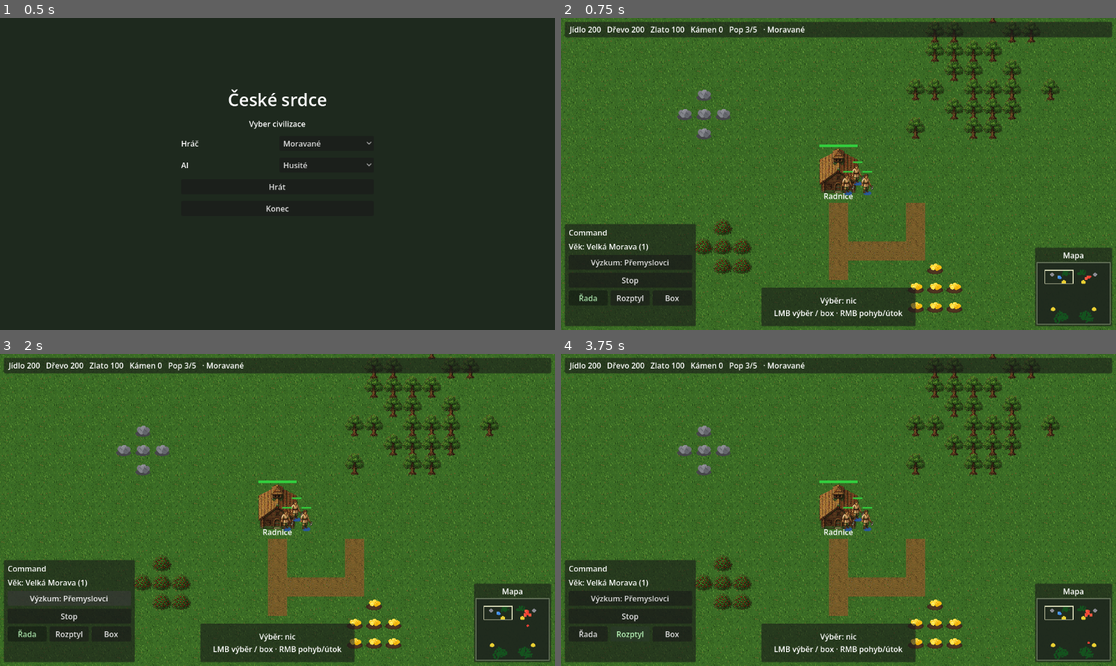
Above: before the commit, frames 1-4 (two rows, left to right).
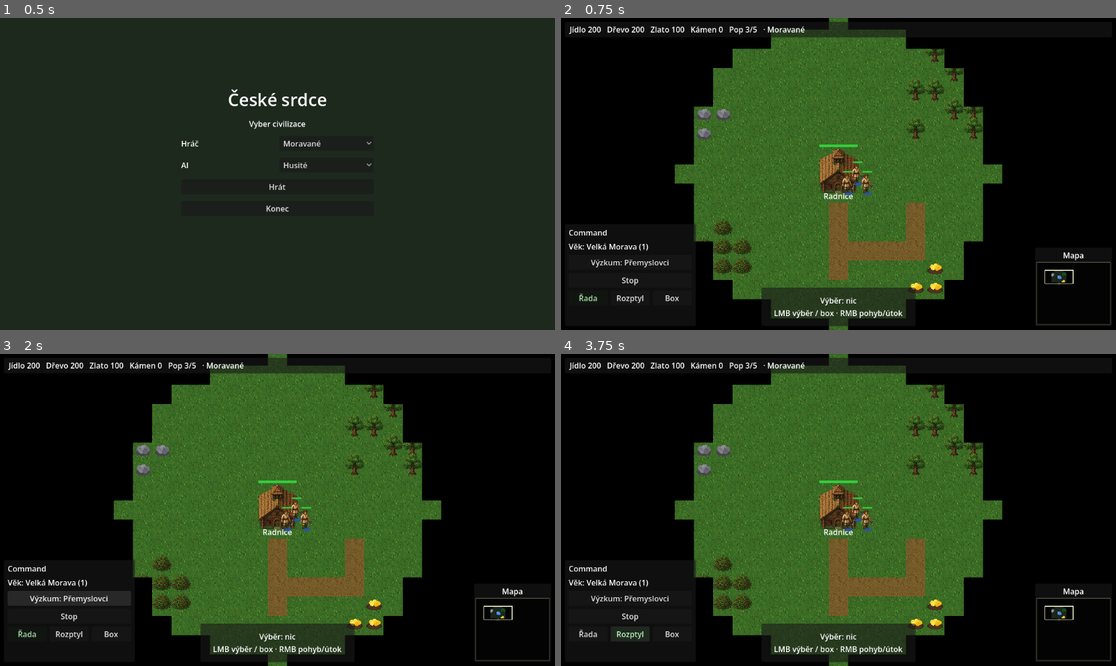
Above: after the commit, the same moments.

Repository: Kosino/ceske-srdce
Game: Godot game, scene res://scenes/ui/MainMenu.tscn
The game is run twice, just before and just after one commit, with the same random seed, the same clock (stepped at 60 frames per second) and the same inputs.
Inputs:
- Up to frame 1 (0.5 s): no input
- Up to frame 2 (0.75 s): click "Hrát" at 0.5 s
- Up to frame 3 (2 s): click "Výzkum: Přemyslovci" at 1.25 s
- Up to frame 4 (3.75 s): click "Stop" at 2 s; click "Řada" at 2.75 s; click "Rozptyl" at 3.5 s

Frame 1 is identical in both runs. In frame 2, 54% of the frame differs, in the area x 0-100%, y 0-100%; in frame 3, 54%; in frame 4, 54%.

Commit message:
T-29: AoE II fog of war (tile overlay, LOS, minimap, F9)
Cheap fog via one ImageTexture grid: unexplored black, explored dark grey,
in-sight clear. LOS by role (villager/soldier 4, archer/cav 6, buildings 6,
TC/castle 8, tower 9). Enemy units hidden out of sight; AI ignores fog.
Minimap respects fog; F9 disables. Headless smoke + docs/screenshots/t29_fog.png.

Co-authored-by: Kosino <Kosino@users.noreply.github.com>

Diff:
--- /dev/null
+++ b/scripts/map/FogOfWar.gd
@@ -0,0 +1,214 @@
+extends Node2D
+class_name FogOfWar
+## AoE II-style fog: unexplored black, explored dark grey, in-sight clear.
+## One ImageTexture overlay (not a node per tile). AI ignores fog. F9 disables.
+
+
+const TILE := 40
+const MAP_TILES := 75
+const UPDATE_INTERVAL := 0.2 ## ~5×/s
+const STATE_UNEXPLORED := 0
+const STATE_EXPLORED := 1
+const STATE_VISIBLE := 2
+
+## Dark grey overlay over explored-out-of-sight (buildings/resources stay readable).
+const COLOR_UNEXPLORED := Color(0.0, 0.0, 0.0, 1.0)
+const COLOR_EXPLORED := Color(0.08, 0.08, 0.1, 0.72)
+const COLOR_VISIBLE := Color(0.0, 0.0, 0.0, 0.0)
+
+var fog_enabled: bool = true
+## Per-tile fog memory (0 unexplored / 1 explored / 2 visible).
+var _states: Array[int] = []
+var _image: Image
+var _texture: ImageTexture
+var _sprite: Sprite2D
+var _accum: float = 0.0
+## Enemy unit instance_id → last forced visibility (so we restore when fog off).
+var _enemy_vis: Dictionary = {}
+
+
+func _ready() -> void:
+	add_to_group("fog_of_war")
+	z_index = 80
+	name = "FogOfWar"
+	_states.clear()
+	_states.resize(MAP_TILES * MAP_TILES)
+	for i in _states.size():
+		_states[i] = STATE_UNEXPLORED
+	_image = Image.create(MAP_TILES, MAP_TILES, false, Image.FORMAT_RGBA8)
+	_image.fill(COLOR_UNEXPLORED)
+	_texture = ImageTexture.create_from_image(_image)
+	_sprite = Sprite2D.new()
+	_sprite.centered = false
+	_sprite.texture = _texture
+	_sprite.texture_filter = CanvasItem.TEXTURE_FILTER_NEAREST
+	_sprite.scale = Vector2(TILE, TILE)
+	_sprite.position = Vector2.ZERO
+	add_child(_sprite)
+	# First paint after entities spawn (Map awaits physics then spawns).
+	call_deferred("force_update")
+
+
+func _process(delta: float) -> void:
+	if not fog_enabled:
+		if _sprite.visible:
+			_sprite.visible = false
+			_reveal_all_enemy_units()
+		return
+	_sprite.visible = true
+	_accum += delta
+	if _accum < UPDATE_INTERVAL:
+		return
+	_accum = 0.0
+	_rebuild()
+
+
+func _unhandled_input(event: InputEvent) -> void:
+	if event is InputEventKey and event.pressed and not event.echo:
+		var key := event as InputEventKey
+		if key.keycode == KEY_F9 or key.physical_keycode == KEY_F9:
+			fog_enabled = not fog_enabled
+			if fog_enabled:
+				_accum = UPDATE_INTERVAL
+				force_update()
+			else:
+				_sprite.visible = false
+				_reveal_all_enemy_units()
+			get_viewport().set_input_as_handled()
+
+
+func force_update() -> void:
+	_rebuild()
+
+
+func tile_state(tx: int, ty: int) -> int:
+	if tx < 0 or ty < 0 or tx >= MAP_TILES or ty >= MAP_TILES:
+		return STATE_UNEXPLORED
+	return int(_states[ty * MAP_TILES + tx])
+
+
+func world_to_tile(world: Vector2) -> Vector2i:
+	return Vector2i(int(floor(world.x / float(TILE))), int(floor(world.y / float(TILE))))
+
+
+func is_world_visible(world: Vector2) -> bool:
+	if not fog_enabled:
+		return true
+	var t := world_to_tile(world)
+	return tile_state(t.x, t.y) == STATE_VISIBLE
+
+
+func is_world_explored(world: Vector2) -> bool:
+	if not fog_enabled:
+		return true
+	var t := world_to_tile(world)
+	return tile_state(t.x, t.y) != STATE_UNEXPLORED
+
+
+func sight_radius_px(node: Node) -> float:
+	## LOS in tiles × 40: villager/soldiers 4, archer/cav 6, buildings 6, TC/castle 8, tower 9.
+	if node is WatchTower:
+		return 9.0 * float(TILE)
+	if node is Castle:
+		return 8.0 * float(TILE)
+	if node is DropOff:
+		return 8.0 * float(TILE)
+	if node is Building:
+		return 6.0 * float(TILE)
+	if node is Unit:
+		var u := node as Unit
+		if "sight_range" in u and float(u.sight_range) > 0.0:
+			# Prefer explicit unit sight when set (LightCavalry already 6 tiles).
+			# Normalize known roles when default 200 px would be wrong.
+			if u is Archer or u is LightCavalry or u is Knight:
+				return 6.0 * float(TILE)
+			if u is Villager or u is Soldier or u is Spearman or u is Monk:
+				return 4.0 * float(TILE)
+			if u.is_cavalry:
+				return 6.0 * float(TILE)
+			# Other military (unique infantry, siege): soldier-like 4.
+			if u.can_attack:
+				return 4.0 * float(TILE)
+			return 4.0 * float(TILE)
+		return 4.0 * float(TILE)
+	return 0.0
+
+
+func _rebuild() -> void:
+	var tree := get_tree()
+	if tree == null:
+		return
+	# Demote previous VISIBLE → EXPLORED (keep explored memory).
+	for i in _states.size():
+		if _states[i] == STATE_VISIBLE:
+			_states[i] = STATE_EXPLORED
+
+	for n in tree.get_nodes_in_group("player_units"):
+		_paint_sight(n)
+	for n in tree.get_nodes_in_group("player_buildings"):
+		_paint_sight(n)
+	for n in tree.get_nodes_in_group("player_town_hall"):
+		_paint_sight(n)
+
+	_upload_texture()
+	_apply_enemy_unit_visibility(tree)
+
+
+func _paint_sight(node: Node) -> void:
+	if not (node is Node2D) or not is_instance_valid(node):
+		return
+	if node is Building and not (node as Building).is_complete:
+		return
+	var radius := sight_radius_px(node)
+	if radius <= 0.0:
+		return
+	var pos := (node as Node2D).global_position
+	var center := world_to_tile(pos)
+	var r_tiles := int(ceil(radius / float(TILE)))
+	var r_sq := radius * radius
+	for dy in range(-r_tiles, r_tiles + 1):
+		for dx in range(-r_tiles, r_tiles + 1):
+			var tx := center.x + dx
+			var ty := center.y + dy
+			if tx < 0 or ty < 0 or tx >= MAP_TILES or ty >= MAP_TILES:
+				continue
+			var tile_center := Vector2((float(tx) + 0.5) * float(TILE), (float(ty) + 0.5) * float(TILE))
+			if pos.distance_squared_to(tile_center) > r_sq:
+				continue
+			_states[ty * MAP_TILES + tx] = STATE_VISIBLE
+
+
+func _upload_texture() -> void:
+	for y in MAP_TILES:
+		for x in MAP_TILES:
+			var st := int(_states[y * MAP_TILES + x])
+			var c: Color
+			match st:
+				STATE_VISIBLE:
+					c = COLOR_VISIBLE
+				STATE_EXPLORED:
+					c = COLOR_EXPLORED
+				_:
+					c = COLOR_UNEXPLORED
+			_image.set_pixel(x, y, c)
+	_texture.update(_image)
+
+
+func _apply_enemy_unit_visibility(tree: SceneTree) -> void:
+	for n in tree.get_nodes_in_group("enemy_units"):
+		if not (n is CanvasItem) or not is_instance_valid(n):
+			continue
+		var unit := n as Node2D
+		var show := is_world_visible(unit.global_position)
+		_enemy_vis[unit.get_instance_id()] = show
+		(unit as CanvasItem).visible = show
+
+
+func _reveal_all_enemy_units() -> void:
+	var tree := get_tree()
+	if tree == null:
+		return
+	for n in tree.get_nodes_in_group("enemy_units"):
+		if n is CanvasItem and is_instance_valid(n):
+			(n as CanvasItem).visible = true
+	_enemy_vis.clear()
--- a/scripts/map/Map.gd
+++ b/scripts/map/Map.gd
@@ -34,6 +34,7 @@
 	await get_tree().physics_frame
 	await get_tree().physics_frame
 	_spawn_core_demo()
+	_ensure_fog_of_war()
 	# Fáze 5 AI vs AI balance suite (or one-game sim-smoke).
 	if BalanceSim.active:
 		await _run_balance_sim_game()
@@ -74,6 +75,7 @@
 		await _run_team_recolour_smoke()
 		await _run_walk_cycle_smoke()
 		await _run_team_readability_smoke()
+		await _run_fog_of_war_smoke()
 		await _run_balance_harness_smoke()
 		print("[TEST] all headless smokes finished")
 		get_tree().quit(0)
@@ -118,13 +120,15 @@
 		await prepare_walk_v2_screenshot()
 	elif not Engine.is_editor_hint() and OS.get_cmdline_user_args().has("--team-read-shot"):
 		await prepare_team_read_screenshot()
+	elif not Engine.is_editor_hint() and OS.get_cmdline_user_args().has("--fog-shot"):
+		await prepare_fog_screenshot()
 	elif not Engine.is_editor_hint() and OS.get_cmdline_user_args().has("--formation-shot"):
 		await prepare_formation_screenshot()
 	elif not Engine.is_editor_hint() and OS.get_cmdline_user_args().has("--ai-shot"):
 		await prepare_ai_screenshot()
 	else:
 		await _sample_windowed_fps()
-	NotificationManager.show_message("Start: Radnice + vesničané + zdroje. F3 debug.")
+	NotificationManager.show_message("Start: Radnice + vesničané + zdroje. F3 debug. F9 fog.")
 
 
 ## T-28: player (blue) vs AI (red) archer/spearman — idle + walk, underfoot team markers.
@@ -1474,6 +1478,49 @@
 
 	map_generator = MapGenerator.new()
 	map_generator.generate(units, MAP_SEED, PLAYER_TC_POS, ENEMY_TC_POS, _dirt_tiles)
+
+
+func _ensure_fog_of_war() -> FogOfWar:
+	var existing := get_node_or_null("FogOfWar") as FogOfWar
+	if existing:
+		return existing
+	var fog := FogOfWar.new()
+	add_child(fog)
+	return fog
+
+
+## T-29: fog edge — clear near TC, black unexplored corner, AI unit out of sight.
+func prepare_fog_screenshot() -> void:
+	DisplayServer.window_set_size(Vector2i(1280, 720))
+	var debug := get_node_or_null("DebugPanel")
+	if debug:
+		debug.visible = false
+	var fog := _ensure_fog_of_war()
+	fog.fog_enabled = true
+	for n in get_tree().get_nodes_in_group("enemy_units"):
+		if n is Unit and is_instance_valid(n):
+			(n as Unit).position = Vector2(40, 40)
+	var scout: Villager = null
+	for n in get_tree().get_nodes_in_group("player_units"):
+		if n is Villager:
+			scout = n as Villager
+			break
+	if scout:
+		scout.position = PLAYER_TC_POS + Vector2(180, 40)
+	var hidden_ai: Soldier = SOLDIER_SCENE.instantiate() as Soldier
+	hidden_ai.team = 1
+	hidden_ai.contribute_population = false
+	hidden_ai.position = PLAYER_TC_POS + Vector2(520, 0)
+	units.add_child(hidden_ai)
+	await get_tree().physics_frame
+	await get_tree().physics_frame
+	fog.force_update()
+	var cam := get_node_or_null("Camera2D") as RTSCamera
+	if cam:
+		cam.set_zoom_clamped(1.0)
+		cam.center_at(PLAYER_TC_POS + Vector2(120, 40))
+	await get_tree().create_timer(0.4).timeout
+	_save_shot("t29_fog.png", 0)
 
 
 ## Headless/manual regression: own buildings must not take friendly damage.
@@ -4242,6 +4289,70 @@
 		print("[TEST] FAIL audio manager (paths + headless silent)")
 
 
+## T-29: TC tile visible; map corner unexplored; AI out of LOS hidden; explored persists after move.
+func _run_fog_of_war_smoke() -> void:
+	await get_tree().physics_frame
+	var fog := _ensure_fog_of_war()
+	fog.fog_enabled = true
+	# Pull every player sight source home so leftover smoke units cannot keep a far tile lit.
+	for n in get_tree().get_nodes_in_group("player_units"):
+		if n is Unit and is_instance_valid(n):
+			(n as Unit).position = PLAYER_TC_POS + Vector2(30, 30)
+	fog.force_update()
+	await get_tree().physics_frame
+
+	var tc_tile := fog.world_to_tile(PLAYER_TC_POS)
+	var near_tc_visible := fog.tile_state(tc_tile.x, tc_tile.y) == FogOfWar.STATE_VISIBLE
+	var corner_unexplored := fog.tile_state(0, 0) == FogOfWar.STATE_UNEXPLORED
+
+	var ai: Soldier = SOLDIER_SCENE.instantiate() as Soldier
+	ai.team = 1
+	ai.contribute_population = false
+	ai.position = PLAYER_TC_POS + Vector2(700, 0)
+	units.add_child(ai)
+	await get_tree().physics_frame
+	fog.force_update()
+	var ai_hidden := not ai.visible and not fog.is_world_visible(ai.global_position)
+
+	# Far south of both TCs — only the scout can reveal it, then leave.
+	var scout: Villager = VILLAGER_SCENE.instantiate() as Villager
+	scout.team = 0
+	scout.contribute_population = false
+	var explore_pos := Vector2(200, 2600)
+	scout.position = explore_pos
+	units.add_child(scout)
+	await get_tree().physics_frame
+	fog.force_update()
+	var explore_tile := fog.world_to_tile(explore_pos)
+	var was_visible := fog.tile_state(explore_tile.x, explore_tile.y) == FogOfWar.STATE_VISIBLE
+	scout.position = PLAYER_TC_POS + Vector2(40, 40)
+	await get_tree().physics_frame
+	fog.force_update()
+	var after_state := fog.tile_state(explore_tile.x, explore_tile.y)
+	var stayed_explored := after_state == FogOfWar.STATE_EXPLORED
+
+	var fog_ok := (
+		near_tc_visible
+		and corner_unexplored
+		and ai_hidden
+		and was_visible
+		and stayed_explored
+	)
+	print(
+		"[TEST] fog near_tc=%s corner=%s ai_hidden=%s explored_persist=%s (was_vis=%s after=%d)"
+		% [near_tc_visible, corner_unexplored, ai_hidden, stayed_explored, was_visible, after_state]
+	)
+	if fog_ok:
+		print("[TEST] PASS fog of war (visible / unexplored / hide / persist)")
+	else:
+		print("[TEST] FAIL fog of war (visible / unexplored / hide / persist)")
+	for n in [ai, scout]:
+		if n != null and is_instance_valid(n):
+			n.queue_free()
+	fog.force_update()
+	await get_tree().physics_frame
+
+
 ## Harness smoke: civ pairs + report writer (no full suite).
 func _run_balance_harness_smoke() -> void:
 	await get_tree().physics_frame
--- a/scripts/ui/MainMenu.gd
+++ b/scripts/ui/MainMenu.gd
@@ -47,7 +47,7 @@
 		"--camera-shot", "--mines-shot", "--blacksmith-shot", "--stable-shot", "--castle-shot",
 		"--art-shot", "--walls-shot", "--art-v2-shot", "--monk-shot", "--university-shot",
 		"--siege-shot", "--farms-shot", "--reseed-shot", "--build-bar-shot", "--team-shot", "--walk-shot",
-		"--walk-v2-shot", "--team-read-shot"
+		"--walk-v2-shot", "--team-read-shot", "--fog-shot"
 	]:
 		if args.has(flag):
 			get_tree().change_scene_to_file(MAP_SCENE)
--- a/scripts/ui/Minimap.gd
+++ b/scripts/ui/Minimap.gd
@@ -35,31 +35,87 @@
 	var tree := get_tree()
 	if tree == null:
 		return
-	_draw_dots(surf, tree, "forest_resources", FOREST_COLOR, r, 1.6)
-	_draw_dots(surf, tree, "gold_mines", GOLD_COLOR, r, 2.4)
-	_draw_dots(surf, tree, "stone_mines", STONE_COLOR, r, 2.4)
-	_draw_building_squares(surf, tree, "player_buildings", TeamColors.minimap_build(0), r)
-	_draw_building_squares(surf, tree, "enemy_buildings", TeamColors.minimap_build(1), r)
-	_draw_dots(surf, tree, "player_units", TeamColors.minimap_unit(0), r, 2.5)
-	_draw_dots(surf, tree, "enemy_units", TeamColors.minimap_unit(1), r, 2.5)
+	var fog := tree.get_first_node_in_group("fog_of_war") as FogOfWar
+	_draw_dots(surf, tree, "forest_resources", FOREST_COLOR, r, 1.6, fog, false)
+	_draw_dots(surf, tree, "gold_mines", GOLD_COLOR, r, 2.4, fog, false)
+	_draw_dots(surf, tree, "stone_mines", STONE_COLOR, r, 2.4, fog, false)
+	_draw_building_squares(surf, tree, "player_buildings", TeamColors.minimap_build(0), r, fog, false)
+	_draw_building_squares(surf, tree, "enemy_buildings", TeamColors.minimap_build(1), r, fog, false)
+	_draw_dots(surf, tree, "player_units", TeamColors.minimap_unit(0), r, 2.5, fog, false)
+	# AI units only when currently in sight (not merely explored).
+	_draw_dots(surf, tree, "enemy_units", TeamColors.minimap_unit(1), r, 2.5, fog, true)
+	_draw_fog_overlay(surf, r, fog)
 	_draw_camera_frame(surf, r)
 
 
+func _fog_hides(fog: FogOfWar, world: Vector2, require_visible: bool) -> bool:
+	if fog == null or not fog.fog_enabled:
+		return false
+	if require_visible:
+		return not fog.is_world_visible(world)
+	return not fog.is_world_explored(world)
+
+
+func _draw_fog_overlay(surf: Control, r: Vector2, fog: FogOfWar) -> void:
+	if fog == null or not fog.fog_enabled:
+		return
+	# Coarse fog sample so minimap stays cheap (~25×25 probes).
+	const STEPS := 25
+	var cell := Vector2(r.x / float(STEPS), r.y / float(STEPS))
+	for gy in STEPS:
+		for gx in STEPS:
+			var world := Vector2(
+				(float(gx) + 0.5) / float(STEPS) * MAP_SIZE.x,
+				(float(gy) + 0.5) / float(STEPS) * MAP_SIZE.y
+			)
+			var t := fog.world_to_tile(world)
+			var st := fog.tile_state(t.x, t.y)
+			var col: Color
+			if st == FogOfWar.STATE_UNEXPLORED:
+				col = Color(0.0, 0.0, 0.0, 0.92)
+			elif st == FogOfWar.STATE_EXPLORED:
+				col = Color(0.12, 0.12, 0.14, 0.55)
+			else:
+				continue
+			surf.draw_rect(Rect2(Vector2(float(gx) * cell.x, float(gy) * cell.y), cell), col)
+
+
 func _draw_dots(
-	surf: Control, tree: SceneTree, group: String, color: Color, r: Vector2, radius: float
+	surf: Control,
+	tree: SceneTree,
+	group: String,
+	color: Color,
+	r: Vector2,
+	radius: float,
+	fog: FogOfWar = null,
+	require_visible: bool = false
 ) -> void:
 	for n in tree.get_nodes_in_group(group):
 		if not (n is Node2D):
 			continue
-		var uv := _world_to_uv((n as Node2D).global_position)
+		var world := (n as Node2D).global_position
+		if _fog_hides(fog, world, require_visible):
+			continue
+		var uv := _world_to_uv(world)
 		surf.draw_circle(Vector2(uv.x * r.x, uv.y * r.y), radius, color)
 
 
-func _draw_building_squares(surf: Control, tree: SceneTree, group: String, color: Color, r: Vector2) -> void:
+func _draw_building_squares(
+	surf: Control,
+	tree: SceneTree,
+	group: String,
+	color: Color,
+	r: Vector2,
+	fog: FogOfWar = null,
+	require_visible: bool = false
+) -> void:
 	for n in tree.get_nodes_in_group(group):
 		if not (n is Node2D):
 			continue
-		var uv := _world_to_uv((n as Node2D).global_position)
+		var world := (n as Node2D).global_position
+		if _fog_hides(fog, world, require_visible):
+			continue
+		var uv := _world_to_uv(world)
 		var c := Vector2(uv.x * r.x, uv.y * r.y)
 		surf.draw_rect(Rect2(c - Vector2(3, 3), Vector2(6, 6)), color)
 
--- a/scripts/units/Archer.gd
+++ b/scripts/units/Archer.gd
@@ -15,6 +15,7 @@
 	attack_cooldown = 1.0
 	can_attack = true
 	attack_type = "pierce"
+	sight_range = 6.0 * 40.0
 	super._ready()
 	configure_facing_sprites("archer")
 	add_to_group("soldiers")
--- a/scripts/units/Knight.gd
+++ b/scripts/units/Knight.gd
@@ -18,7 +18,7 @@
 	attack_cooldown = 0.85
 	can_attack = true
 	attack_type = "melee"
-	sight_range = 5.0 * 40.0
+	sight_range = 6.0 * 40.0
 	super._ready()
 	configure_facing_sprites("knight")
 	add_to_group("soldiers")
--- a/scripts/units/Soldier.gd
+++ b/scripts/units/Soldier.gd
@@ -12,6 +12,7 @@
 	attack_range = 36.0
 	attack_cooldown = 0.8
 	can_attack = true
+	sight_range = 4.0 * 40.0
 	super._ready()
 	configure_facing_sprites("soldier")
 	add_to_group("soldiers")
--- a/scripts/units/Spearman.gd
+++ b/scripts/units/Spearman.gd
@@ -13,6 +13,7 @@
 	attack_range = 36.0
 	attack_cooldown = 0.8
 	can_attack = true
+	sight_range = 4.0 * 40.0
 	super._ready()
 	configure_facing_sprites("spearman")
 	add_to_group("soldiers")
--- a/scripts/units/Villager.gd
+++ b/scripts/units/Villager.gd
@@ -42,6 +42,7 @@
 	max_hp = 25.0
 	speed = 80.0
 	attack_damage = 3.0
+	sight_range = 4.0 * 40.0
 	super._ready()
 	configure_facing_sprites("villager")
 	add_to_group("villagers")
Binary file added: docs/screenshots/t29_fog.png
Not shown, added: scripts/map/FogOfWar.gd.uid
